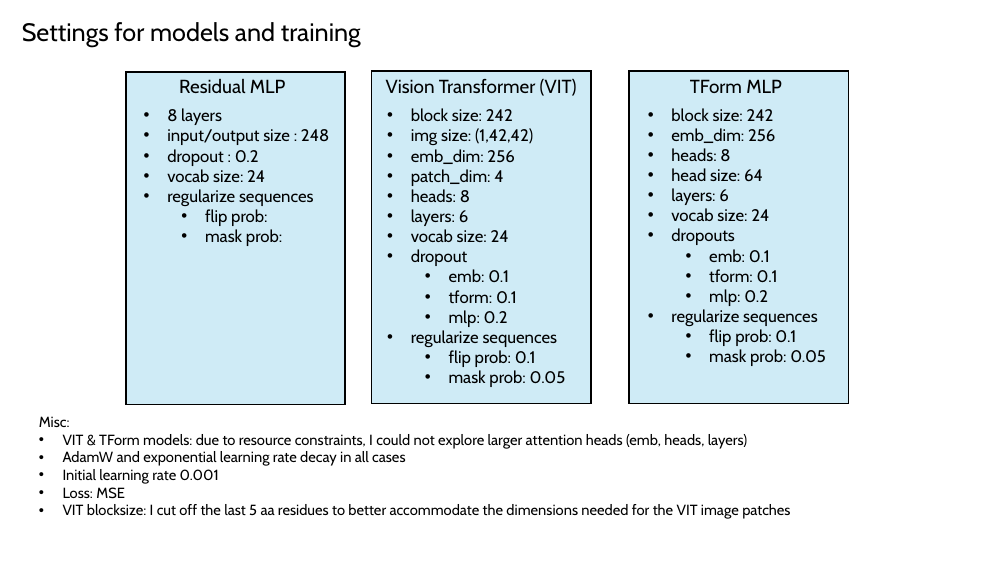
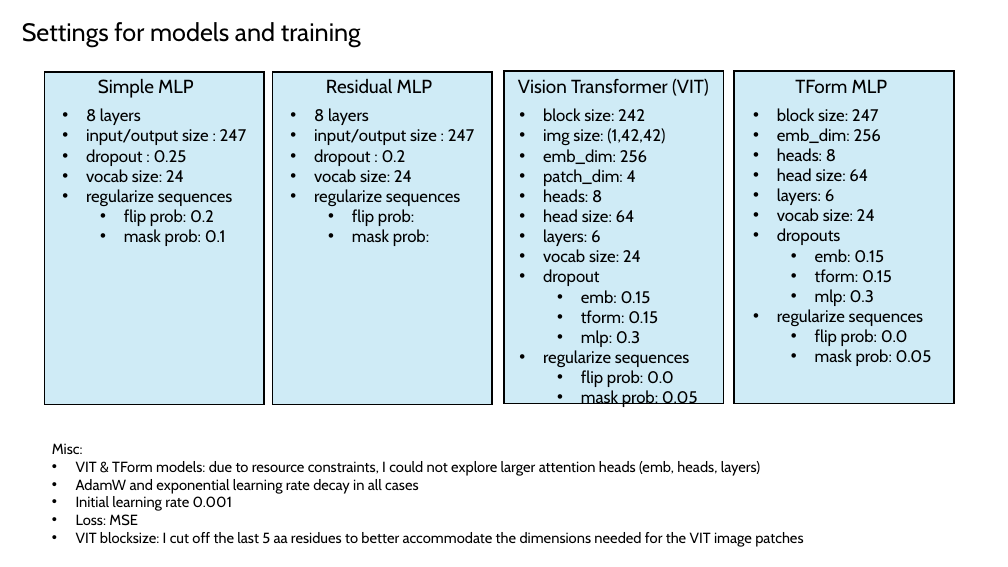
Before and after one commit to planaria158/BERT-antibody-antigen-binding-energy, a slide deck: slide 10 of Homework-aAlphaBio.pptx (slide 14 before the commit). Drawn at 1008x567 pixels with LibreOffice and Linux fonts; fonts in the diff are those of the drawing. Boxes give left, top, right and bottom in pixels: in the first picture for what was removed or moved away, otherwise in the second. Text is boxed around its words. In the diff, an @@ line names an element or a change of style, - is before the commit and + after.

Commit message:
slide deck

```diff
--- a/Homework-aAlphaBio.pptx
+++ b/Homework-aAlphaBio.pptx
@@ rectangle added at bbox=[45, 72, 264, 405], fill #0F9ED5 at 20% opacity, outline #000000 1.5 pt @@
@@ text added at bbox=[98, 78, 194, 98], 18 pt, text #000000 @@
+Simple MLP
@@ 2 texts, 1 rectangle: place and size @@
-2 texts, 1 rectangle at bbox=[126, 72, 345, 405]
+2 texts, 1 rectangle at bbox=[272, 72, 492, 405]
@@ rectangle: place and size @@
-rectangle at bbox=[372, 71, 591, 404]
+rectangle at bbox=[504, 71, 724, 404]
@@ text "Vision Transformer (VIT)": place and size @@
-text "Vision Transformer (VIT)" at bbox=[386, 78, 577, 96]
+text "Vision Transformer (VIT)" at bbox=[518, 78, 709, 96]
@@ 2 texts, 1 rectangle: place and size @@
-2 texts, 1 rectangle at bbox=[629, 71, 848, 404]
+2 texts, 1 rectangle at bbox=[734, 71, 954, 404]
@@ text added at bbox=[86, 108, 247, 246], 16 pt, text #000000 @@
+• 8 layers
+• input/output size : 247
+• dropout : 0.25
+• vocab size: 24
+• regularize sequences
+  • flip prob: 0.2
+  • mask prob: 0.1
@@ text "block size: 242": place and size @@
-text "block size: 242" at bbox=[411, 108, 566, 387]
+text "block size: 242" at bbox=[543, 108, 698, 408]
@@ text at bbox=[777, 108, 879, 121]: text changed @@
-• block size: 242
+• block size: 247
@@ text at bbox=[314, 129, 475, 145]: text changed @@
-• input/output size : 248
+• input/output size : 247
@@ text at bbox=[543, 209, 635, 223]: paragraph added @@
+• head size: 64
@@ text at bbox=[815, 249, 892, 306]: text changed @@
-  • emb: 0.1
-  • tform: 0.1
-  • mlp: 0.2
+  • emb: 0.15
+  • tform: 0.15
+  • mlp: 0.3
@@ text at bbox=[581, 290, 658, 347]: text changed @@
-  • emb: 0.1
-  • tform: 0.1
-  • mlp: 0.2
+  • emb: 0.15
+  • tform: 0.15
+  • mlp: 0.3
@@ text at bbox=[815, 329, 908, 346]: text changed @@
-  • flip prob: 0.1
+  • flip prob: 0.0
@@ text at bbox=[581, 370, 674, 387]: text changed @@
-  • flip prob: 0.1
+  • flip prob: 0.0
@@ text "Misc:": place and size @@
-text "Misc:" at bbox=[39, 416, 790, 519]
+text "Misc:" at bbox=[52, 443, 803, 547]
```
Also in this commit, not shown: 13 other slides changed, 4 slides added, 2 slides removed.
